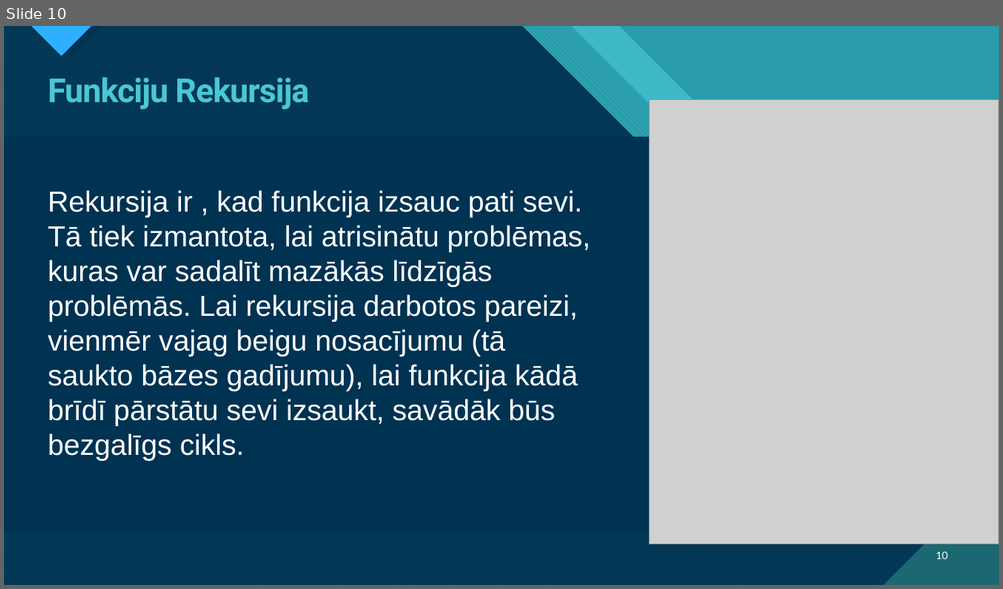
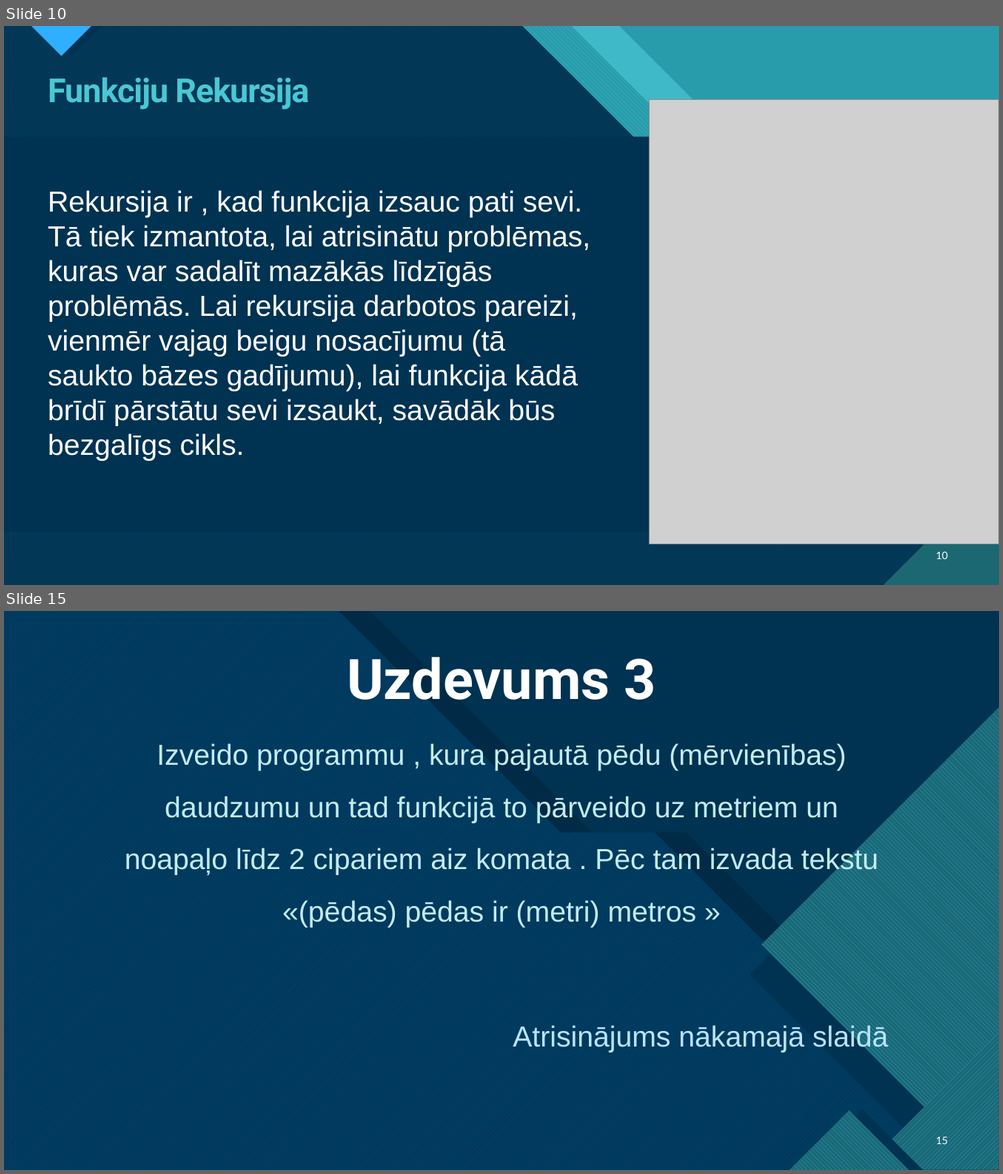
Before and after one commit to Klavinsnemakprogrammet/GalaEksamens2.Kurss, a slide deck: Python Funkcijas.pptx. Shown one above the other, each under a label of ours: slide 10 before the commit, slides 10 and 15 after it; the slides between them are not shown. The pictures are 1003x589 and 1003x1174 pixels, drawn with LibreOffice and Linux fonts; fonts in the diff are those of the drawing; grey boxes stand for pictures. Boxes give left, top, right and bottom in pixels: in the first picture for what was removed or moved away, otherwise in the second. Text is boxed around its words. In the diff, an @@ line names an element or a change of style, - is before the commit and + after.

```diff
--- a/Python Funkcijas.pptx
+++ b/Python Funkcijas.pptx
@@ slide 15 added at <box>4,611,999,1170</box>, background #FFFFFF; not listed: 9 template elements that a slide beside it also shows @@
@@ rectangle added at <box>4,611,999,1170</box>, fill #003352 @@
@@ freeform shape added at <box>4,611,993,1170</box>, fill pattern #47C3D3 on #0065A4 @@
@@ freeform shape added at <box>4,611,999,1170</box>, fill #003352 at 85% opacity @@
@@ freeform shape added at <box>35,611,999,1170</box>, fill #000000 @@
@@ title added at <box>347,657,655,700</box>, 54 pt, text #FFFFFF, bold @@
+Uzdevums 3
@@ freeform shape added at <box>761,707,999,1170</box>, fill pattern #2FAFFF on #1B6872 @@
@@ text added at <box>125,743,888,1053</box>, 28 pt, text #C3ECF1 @@
+Izveido programmu , kura pajautā pēdu (mērvienības) daudzumu un tad funkcijā to pārveido uz metriem un noapaļo līdz 2 cipariem aiz komata . Pēc tam izvada tekstu «(pēdas) pēdas ir (metri) metros »
+Atrisinājums nākamajā slaidā
@@ freeform shape added at <box>750,726,999,1170</box>, fill #003352 @@
@@ freeform shape added at <box>861,1034,999,1170</box>, fill pattern #2FAFFF on #1B6872 @@
@@ freeform shape added at <box>897,1069,999,1170</box>, fill #003352 @@
@@ freeform shape added at <box>789,1111,910,1170</box>, fill pattern #2FAFFF on #1B6872 @@
@@ freeform shape added at <box>802,1111,923,1170</box>, fill #003352 @@
@@ page number added at <box>936,1136,948,1147</box>, 10 pt, text #FFFFFF @@
+15
```
Also in this commit, not shown: 8 slides changed, 5 other slides added.
